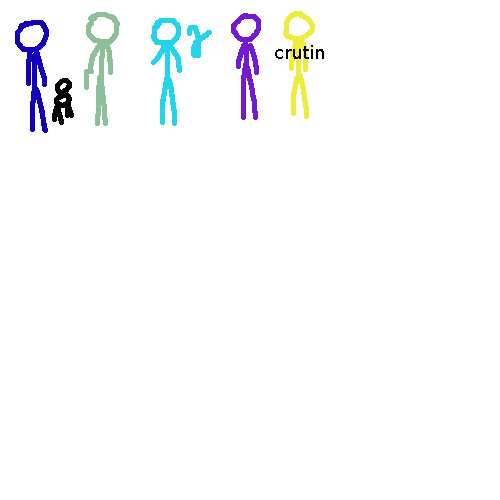
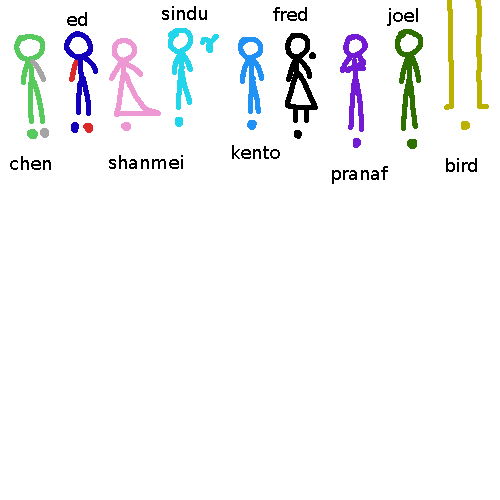
The second 500 x 500 image is a revision of the first. Changes to its layers:
removed layer "crutin" over [275, 45, 324, 59]
added layer "bird" above "joel" over [446, 158, 477, 172]
added layer "joel" above "pranaf" over [387, 8, 418, 26]
added layer "pranaf" above "fred" over [332, 166, 388, 184]
added layer "fred" above "kento" over [273, 7, 307, 21]
added layer "kento" above "sindu" over [232, 145, 280, 159]
added layer "sindu" above "shanmei" over [162, 6, 207, 20]
added layer "shanmei" above "ed" over [109, 155, 183, 169]
added layer "ed" above "chen" over [67, 12, 87, 26]
added layer "chen" above "Background" over [10, 156, 51, 170]
painted on "Background" over [14, 0, 489, 149]
